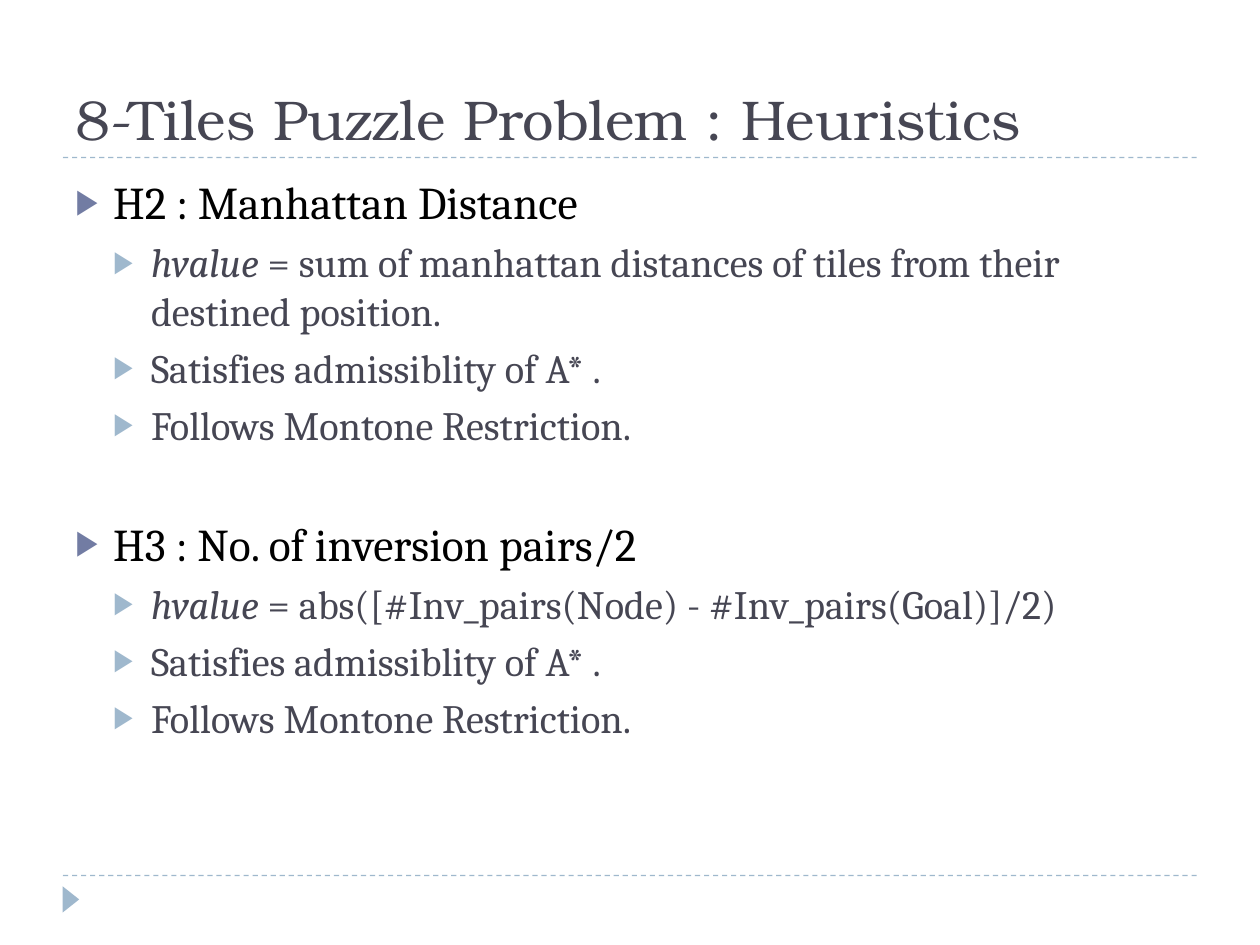
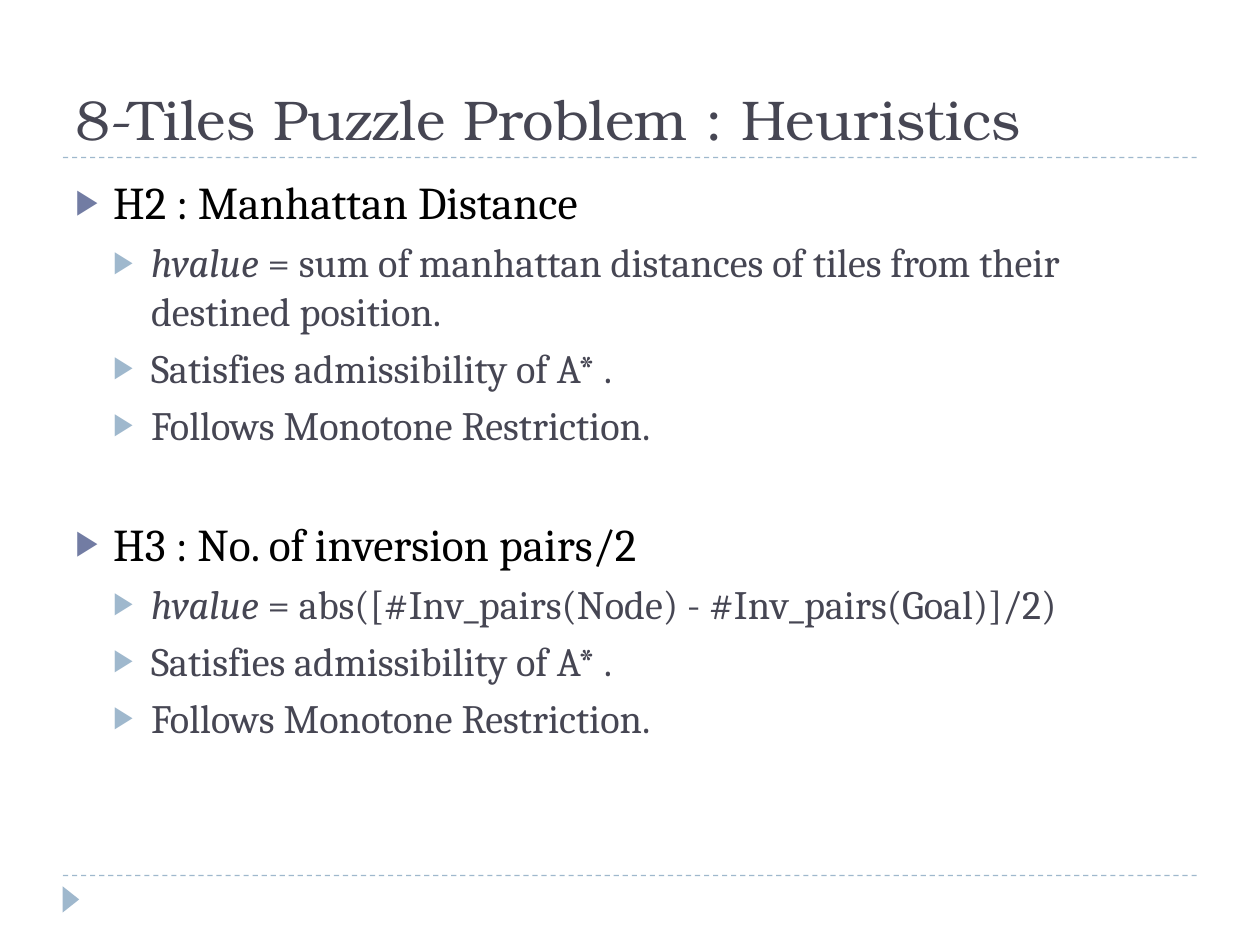
Before and after one commit to mayank127/AILab, a slide deck: slide 7 of slides/Astar.pptx. Drawn at 1260x945 pixels with LibreOffice and Linux fonts; fonts in the diff are those of the drawing. Boxes give left, top, right and bottom in pixels: in the first picture for what was removed or moved away, otherwise in the second. Text is boxed around its words. In the diff, an @@ line names an element or a change of style, - is before the commit and + after.

```diff
--- a/slides/Astar.pptx
+++ b/slides/Astar.pptx
@@ text at <box>151,354,651,441</box>: text changed @@
-  ▶ Satisfies admissiblity of A* .
-  ▶ Follows Montone Restriction.
+  ▶ Satisfies admissibility of A* .
+  ▶ Follows Monotone Restriction.
@@ text at <box>151,647,651,734</box>: text changed @@
-  ▶ Satisfies admissiblity of A* .
-  ▶ Follows Montone Restriction.
+  ▶ Satisfies admissibility of A* .
+  ▶ Follows Monotone Restriction.
```
Also in this commit, not shown: 3 other slides changed, 9 slides added, 2 slides removed.
